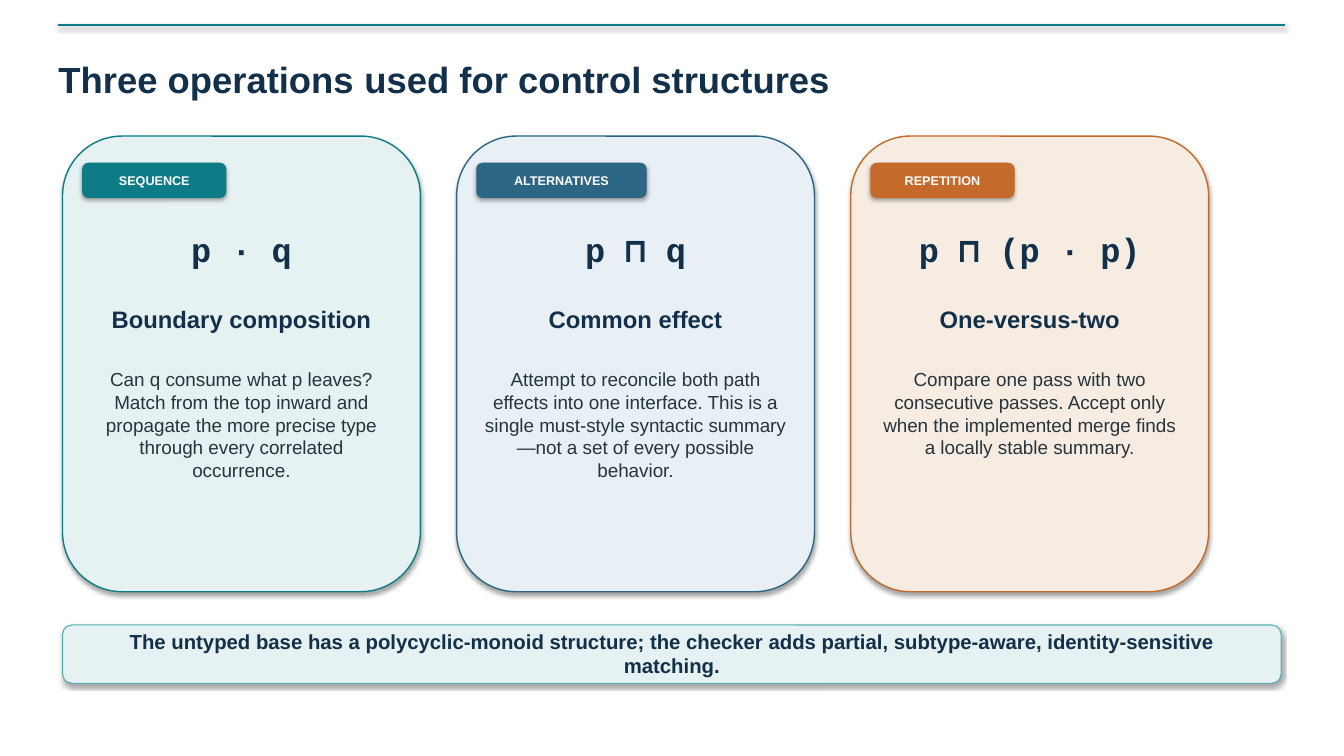
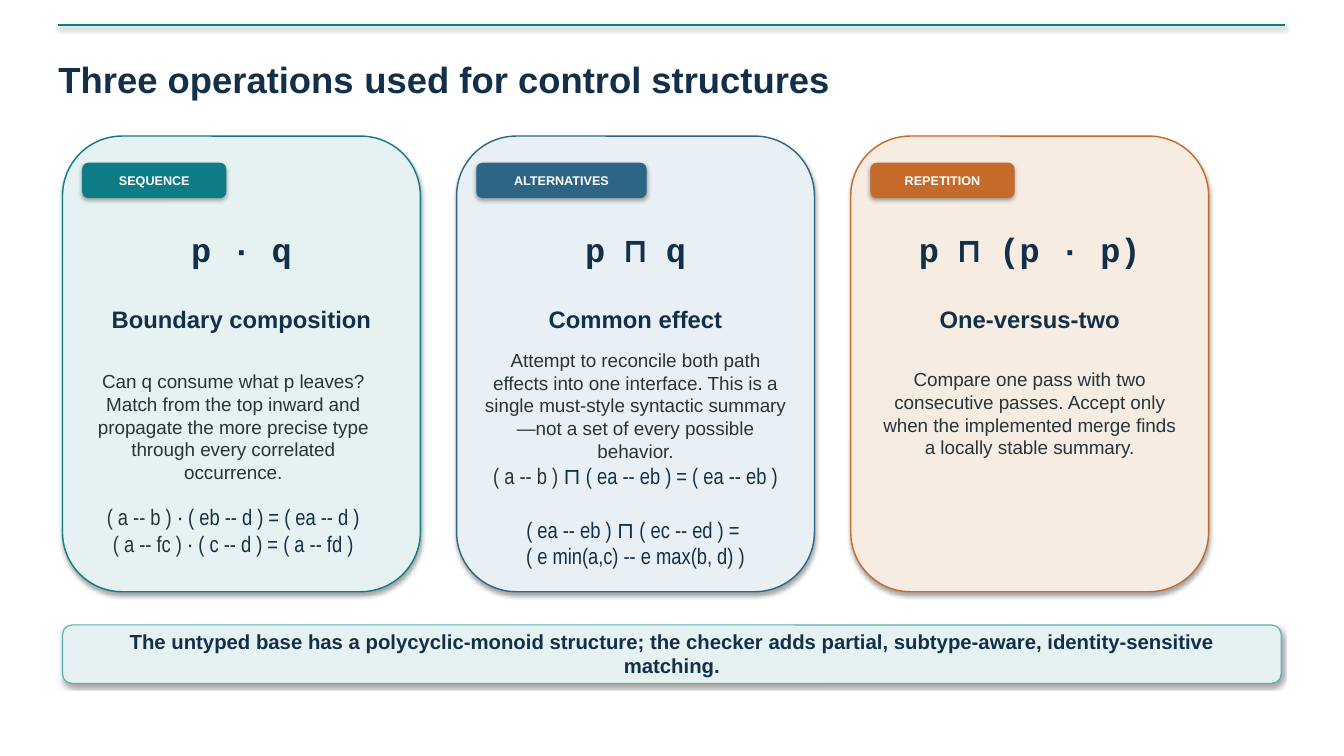
Before and after one commit to jpoial/evaluator, a slide deck: slide 9 of Configurable_Static_Type_Checking_EuroForth.pptx. Drawn at 1344x756 pixels with LibreOffice and Linux fonts; fonts in the diff are those of the drawing. Boxes give left, top, right and bottom in pixels: in the first picture for what was removed or moved away, otherwise in the second. Text is boxed around its words. In the diff, an @@ line names an element or a change of style, - is before the commit and + after.

Commit message:
slides improved

```diff
--- a/Configurable_Static_Type_Checking_EuroForth.pptx
+++ b/Configurable_Static_Type_Checking_EuroForth.pptx
@@ text "Attempt to reconcile both path ...": place and size @@
-text "Attempt to reconcile both path ..." at [485,372,786,477]
+text "Attempt to reconcile both path ..." at [485,353,786,569]
@@ text "Can q consume what p ...": place and size @@
-text "Can q consume what p ..." at [106,372,377,477]
+text "Can q consume what p ..." at [98,374,369,553]
@@ text at [504,467,766,569]: paragraphs added @@
+( a -- b ) ⊓ ( ea -- eb ) = ( ea -- eb )
+( ea -- eb ) ⊓ ( ec -- ed ) =
+( e min(a,c) -- e max(b, d) )
@@ text at [118,508,348,553]: paragraphs added @@
+( a -- b ) · ( eb -- d ) = ( ea -- d )
+( a -- fc ) · ( c -- d ) = ( a -- fd )
```
Also in this commit, not shown: 11 other slides changed, 1 slide added, 2 slides removed, 1 other file.
